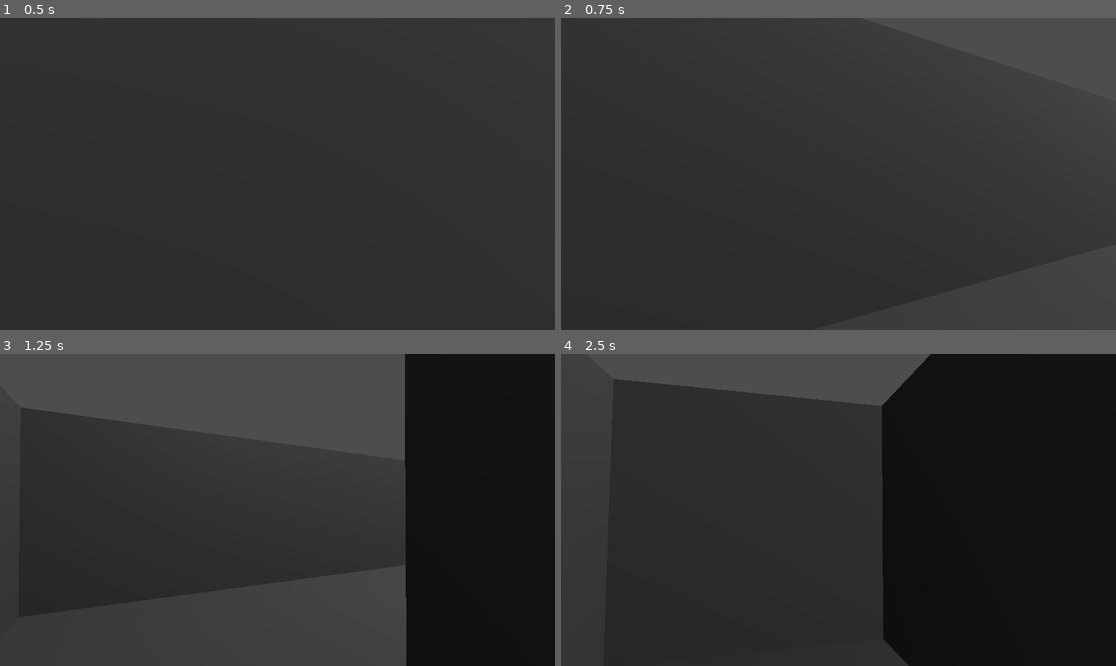
Above: before the commit, frames 1-4 (two rows, left to right).
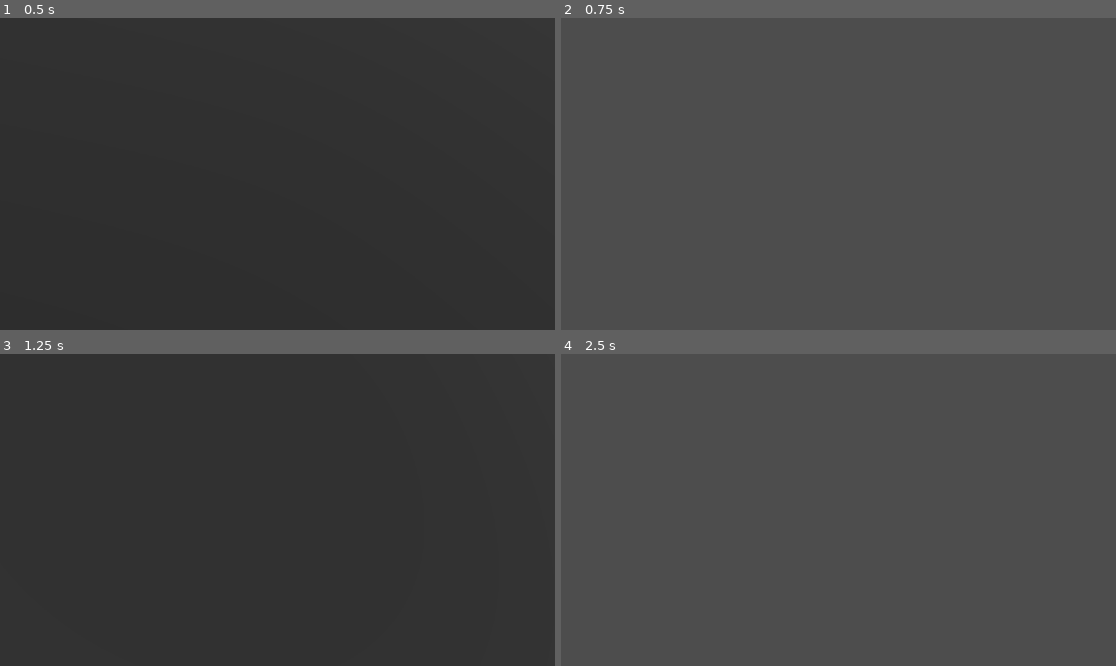
Above: after the commit, the same moments.

Repository: kotletcik/cyberiada-mini-project
Game: Godot game, scene res://test_folders/veeck/Scenes/main_scene.tscn
Same seed, same stepped clock (60 frames per second), same inputs: the game is played once before the commit and once after it.
Inputs (mouse positions are in pixels of both pictures, inside the frame that each line leads up to):
- Up to frame 1 (0.5 s): no input
- Up to frame 2 (0.75 s): tap Enter at 0.5 s; move the mouse to (866, 174) at 0.52 s; hold W (move_forward) from 0.53 s (still down); tap E (Interact) at 0.6 s; click (866, 174) at 0.67 s
- Up to frame 3 (1.25 s): keep holding W (move_forward); tap Space at 0.77 s
- Up to frame 4 (2.5 s): keep holding W (move_forward); move the mouse to (810, 510) at 1.27 s; tap 1 at 1.35 s; click (810, 510) at 1.42 s; tap Space at 1.52 s; move the mouse to (849, 503) at 2.02 s; tap 2 at 2.1 s; click (849, 503) at 2.17 s

Frame 1 is identical in both runs. In frame 2, 59% of the frame differs, in the area x 0-93%, y 0-100%; in frame 3, 45%; in frame 4, 86%, in the area x 0-100%, y 0-100%.

Commit message:
movement fix

Diff:
--- a/test_folders/veeck/scripts/player_controller.gd
+++ b/test_folders/veeck/scripts/player_controller.gd
@@ -52,22 +52,16 @@
 	# Docelowe zachowanie FPS: W (move_forward) zawsze porusza w kierunku patrzenia poziomo (yaw kamery), ignorujemy pitch.
 	var direction := Vector3.ZERO
 	if head:
-		var head_basis: Basis = head.transform.basis
-		var forward: Vector3 = head_basis.z # odwrócone
-		var right: Vector3 = -head_basis.x # odwrócone
+		var head_basis: Basis = transform.basis
+		var forward: Vector3 = -head_basis.z
+		var right: Vector3 = head_basis.x
 		# Input: input_dir.z dodatnie przy S, ujemne przy W; invertujemy aby W dawało +forward
 		var move_vec: Vector3 = right * input_dir.x + forward * (-input_dir.z)
 		move_vec.y = 0.0
 		if move_vec != Vector3.ZERO:
 			direction = move_vec.normalized()
 	else:
-		var world_basis: Basis = transform.basis
-		var forward2: Vector3 = world_basis.z
-		var right2: Vector3 = -world_basis.x
-		var move_vec2: Vector3 = right2 * input_dir.x + forward2 * (-input_dir.z)
-		move_vec2.y = 0.0
-		if move_vec2 != Vector3.ZERO:
-			direction = move_vec2.normalized()
+		print("No head node found!!!")
 
 	# Ustawienie prędkości poziomej z lekkim wygładzaniem gdy brak inputu
 	if input_dir != Vector3.ZERO:
@@ -84,11 +78,6 @@
 
 	# zastosowanie ruchu
 	move_and_slide()
-
-
-	if head:
-		rotation.y = head.rotation.y
-
 
 func _input(event):
 	if event is InputEventKey:
@@ -112,8 +101,7 @@
 func _unhandled_input(event):
 	# Ruch myszy steruje obrotem
 	if event is InputEventMouseMotion:
-		if head:
-			head.rotate_y(-event.relative.x * SENSITIVITY)
+		rotate_y(-event.relative.x * SENSITIVITY)
 		if camera:
 			camera.rotate_x(-event.relative.y * SENSITIVITY)
 			# Ograniczenie pitch aby nie przekręcić głowy
